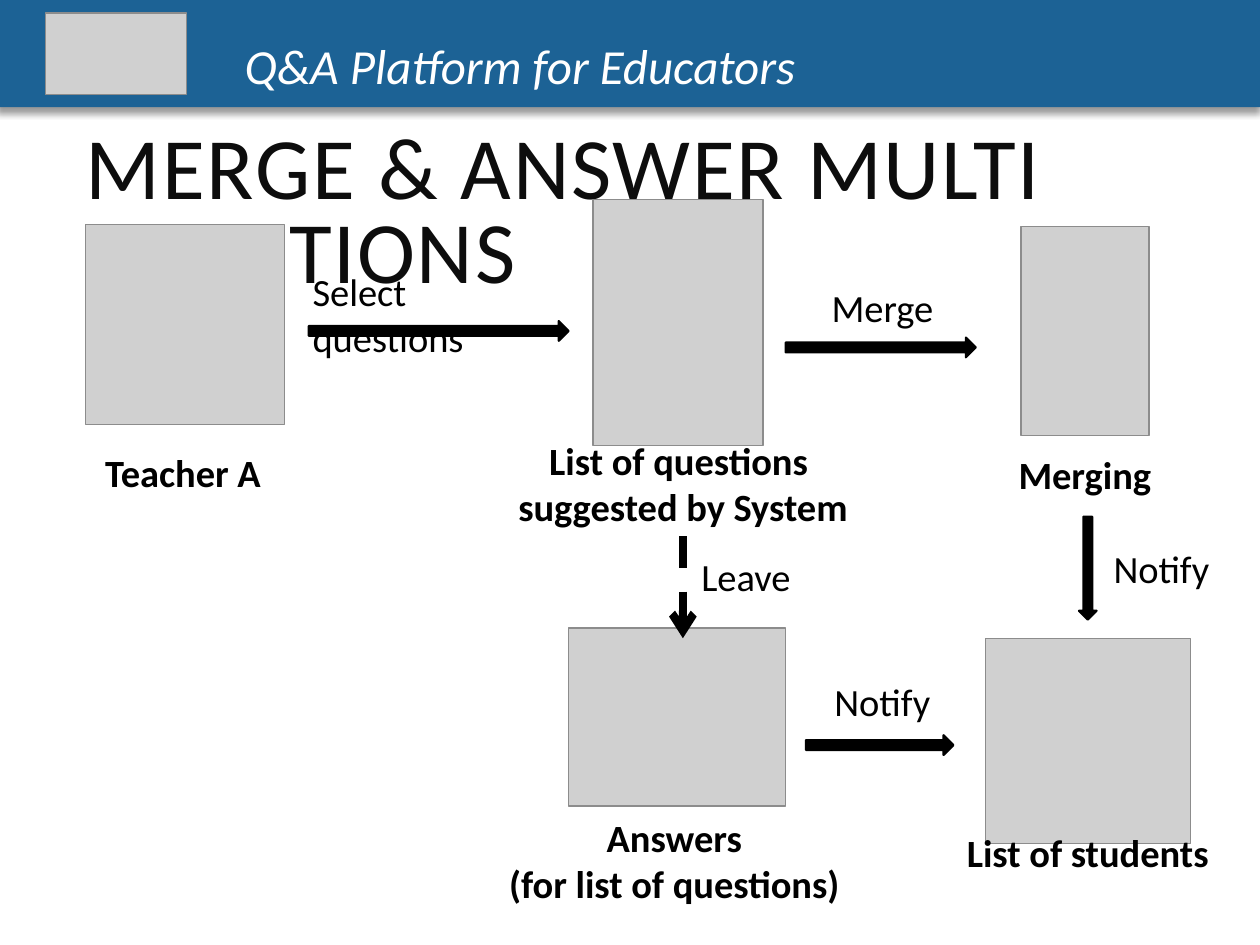
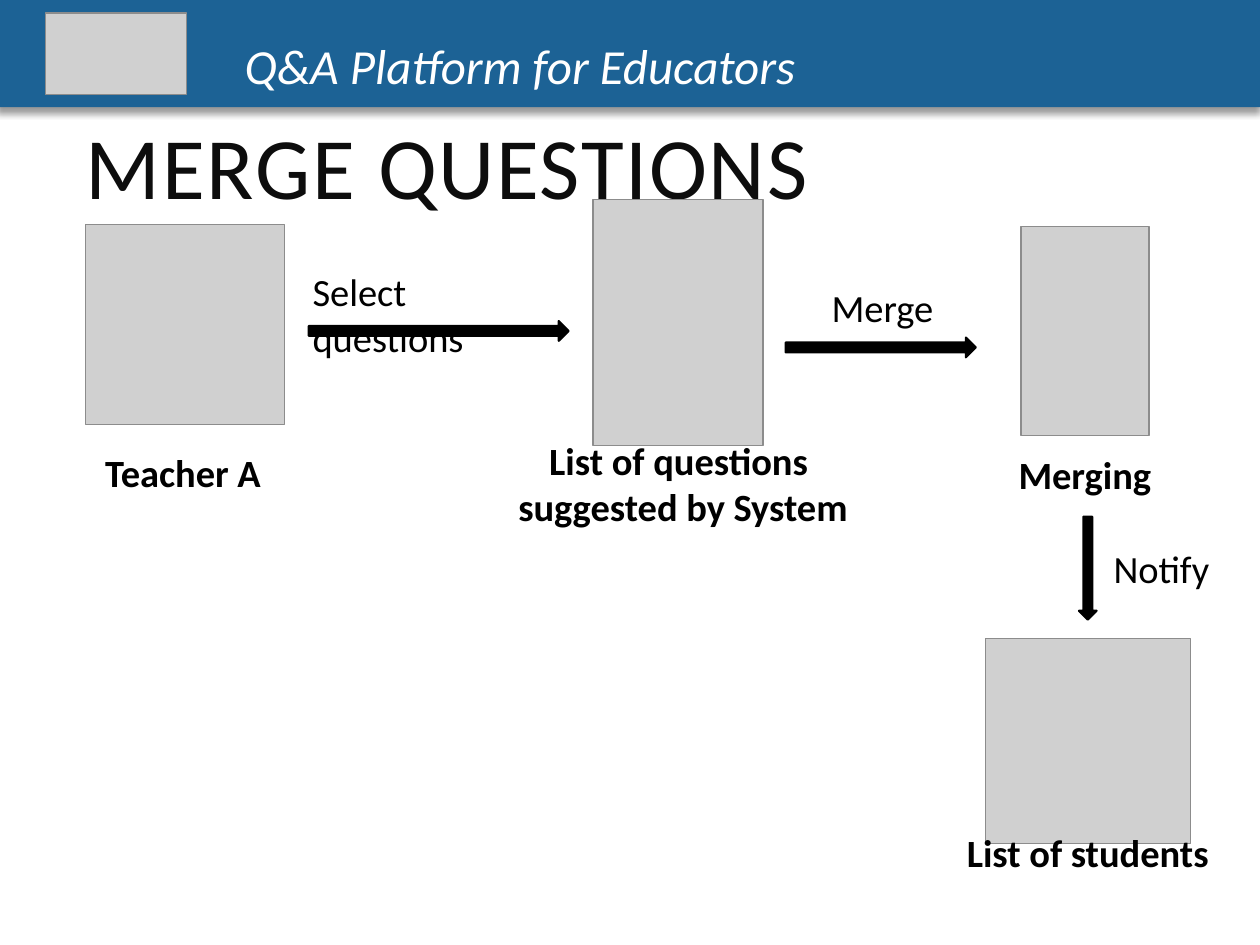
Before and after one commit to CapstoneTeam11/Document, a slide deck: slide 45 of Q-A-PLATFORM-FOR-EDUCATORS-1 (1).pptx. Drawn at 1260x945 pixels with LibreOffice and Linux fonts; fonts in the diff are those of the drawing; grey boxes stand for pictures. Boxes give left, top, right and bottom in pixels: in the first picture for what was removed or moved away, otherwise in the second. Text is boxed around its words. In the diff, an @@ line names an element or a change of style, - is before the commit and + after.

Commit message:
updated

```diff
--- a/Q-A-PLATFORM-FOR-EDUCATORS-1 (1).pptx
+++ b/Q-A-PLATFORM-FOR-EDUCATORS-1 (1).pptx
@@ text at box(86, 142, 807, 220): text changed @@
-MERGE & ANSWER MULTI QUESTIONS
+MERGE QUESTIONS
@@ arrow removed from (683, 537) to (683, 639) @@
@@ text removed at box(701, 566, 790, 592) @@
-Leave
@@ picture removed at box(568, 627, 785, 805) @@
@@ text removed at box(834, 689, 930, 723) @@
-Notify
@@ right arrow removed at box(806, 736, 954, 756) @@
@@ text removed at box(509, 827, 840, 904) @@
-Answers
-(for list of questions)
```
Also in this commit, not shown: 4 other slides changed.
